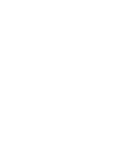
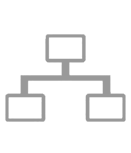
Comparing the layer stacks of the two 131px x 153px images. Changes:
added layer "Calque 2" above "port" over [5, 34, 126, 122]
